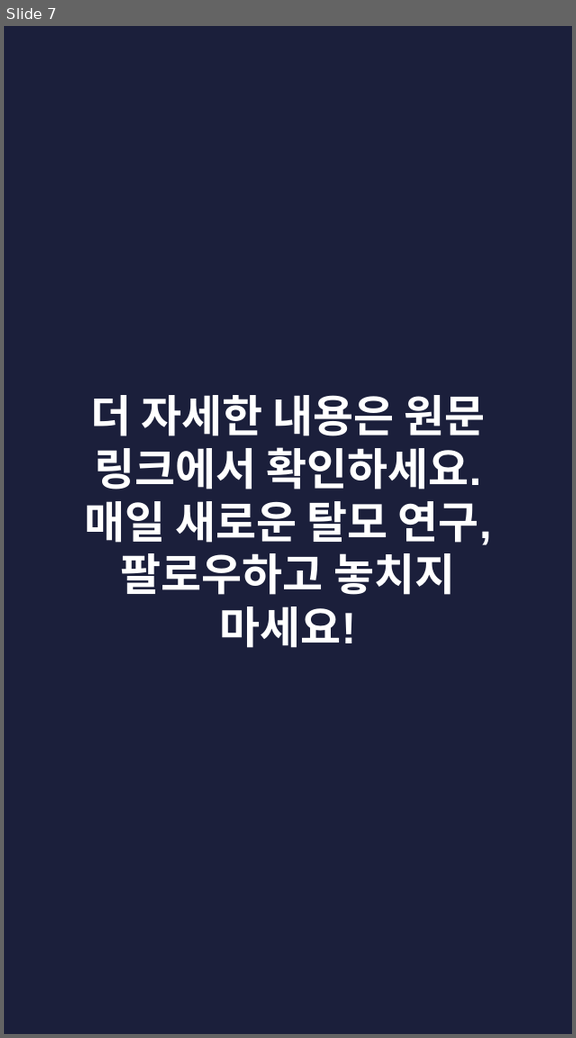
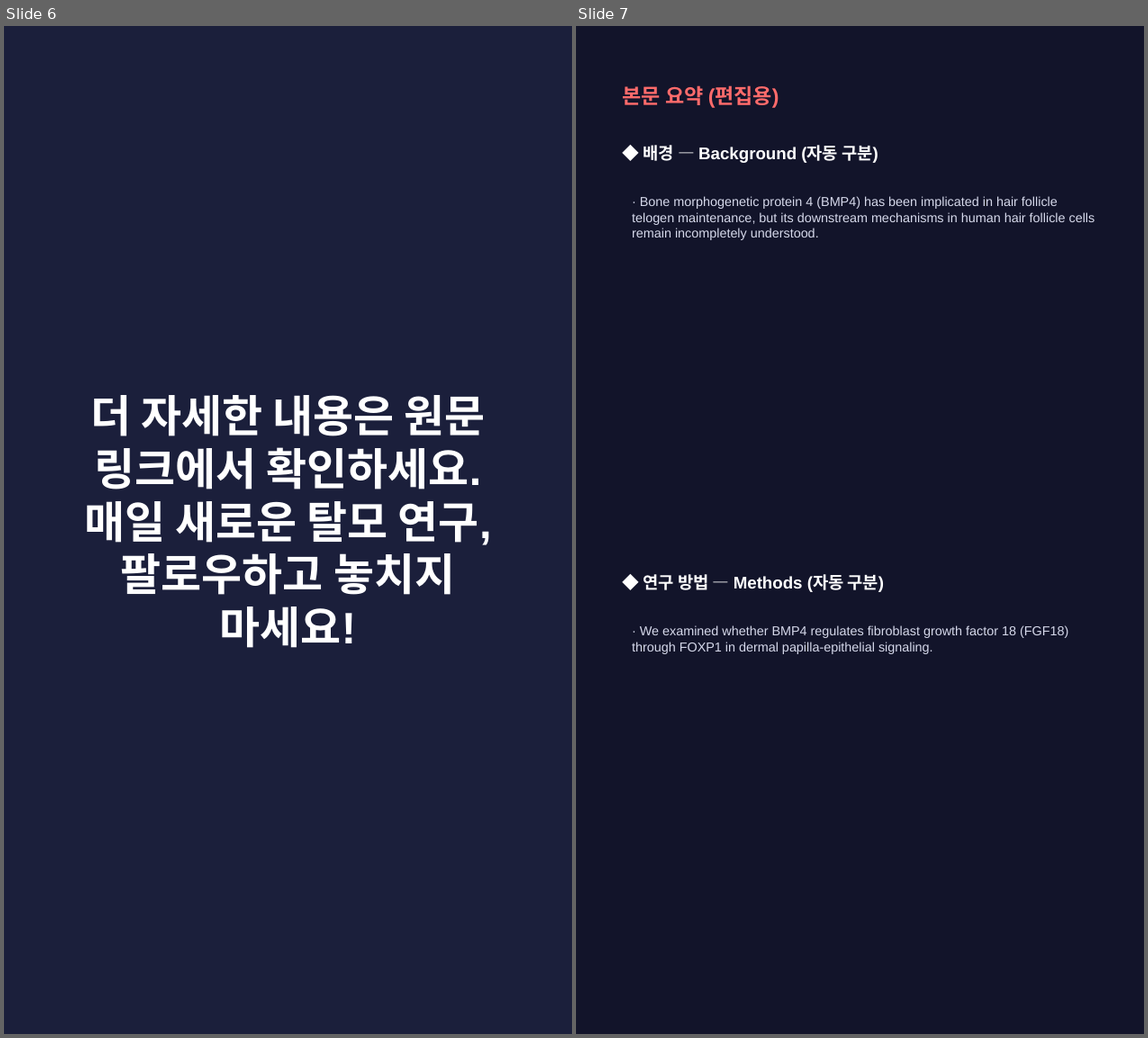
Before and after one commit to hyokang2010-BJ-ANTH/product-builder-test, a slide deck: pwa/data/latest/slides.pptx. Shown side by side, each under a label of ours: slide 7 before the commit, slides 6 and 7 after it. The pictures are 576x1038 and 1148x1038 pixels, drawn with LibreOffice and Linux fonts; fonts in the diff are those of the drawing. Boxes give left, top, right and bottom in pixels: in the first picture for what was removed or moved away, otherwise in the second. Text is boxed around its words. In the diff, an @@ line names an element or a change of style, - is before the commit and + after.

```diff
--- a/pwa/data/latest/slides.pptx
+++ b/pwa/data/latest/slides.pptx
@@ slide 7 added at (576, 26, 1144, 1034), background #12142A @@
@@ text added at (623, 85, 779, 108), 16 pt, text #FF6B6B, bold @@
+본문 요약 (편집용)
@@ text added at (644, 145, 878, 163), 13 pt, text #FFFFFF, bold @@
+◆ 배경 — Background (자동 구분)
@@ text added at (632, 196, 1095, 240), 10 pt, text #D5D8EA @@
+· Bone morphogenetic protein 4 (BMP4) has been implicated in hair follicle telogen maintenance, but its downstream mechanisms in human hair follicle cells remain incompletely understood.
@@ text added at (644, 574, 885, 592), 13 pt, text #FFFFFF, bold @@
+◆ 연구 방법 — Methods (자동 구분)
@@ text added at (632, 625, 1068, 654), 10 pt, text #D5D8EA @@
+· We examined whether BMP4 regulates fibroblast growth factor 18 (FGF18) through FOXP1 in dermal papilla-epithelial signaling.
@@ what was slide 7 is now slide 6 @@
```
Also in this commit, not shown: 2 slides changed, 4 other slides added, 7 slides removed, 27 other files.
